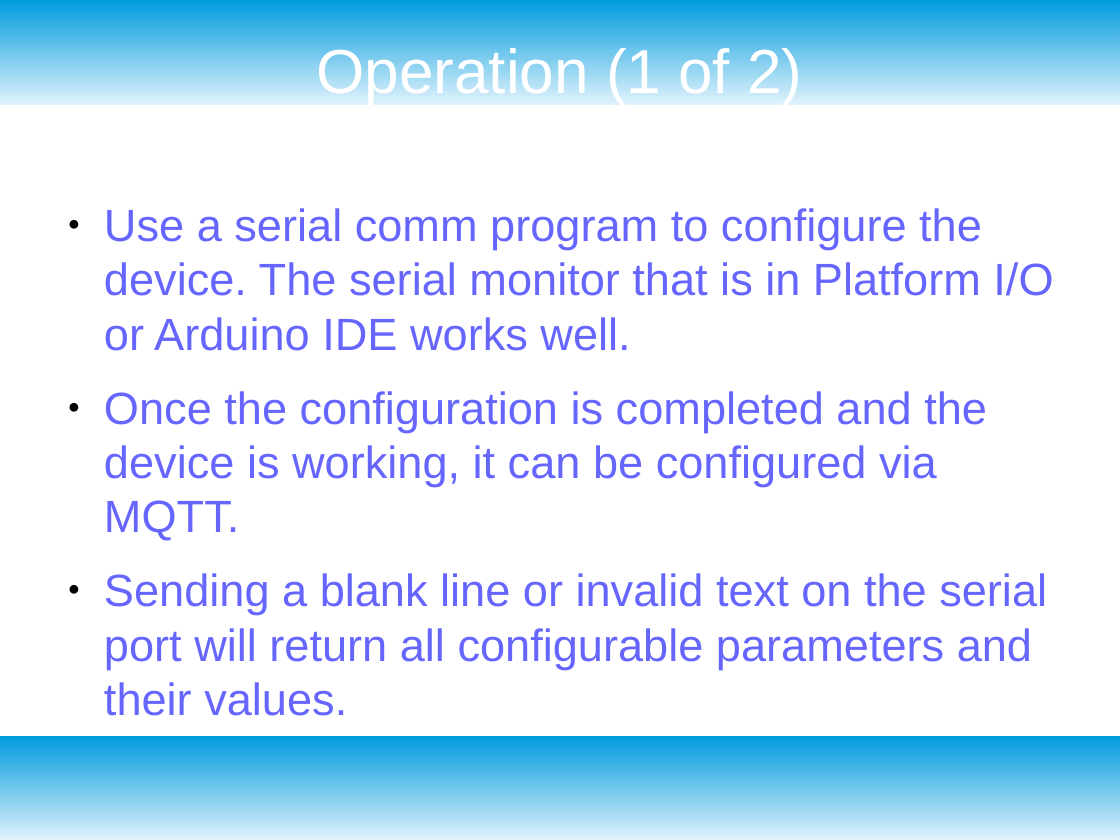
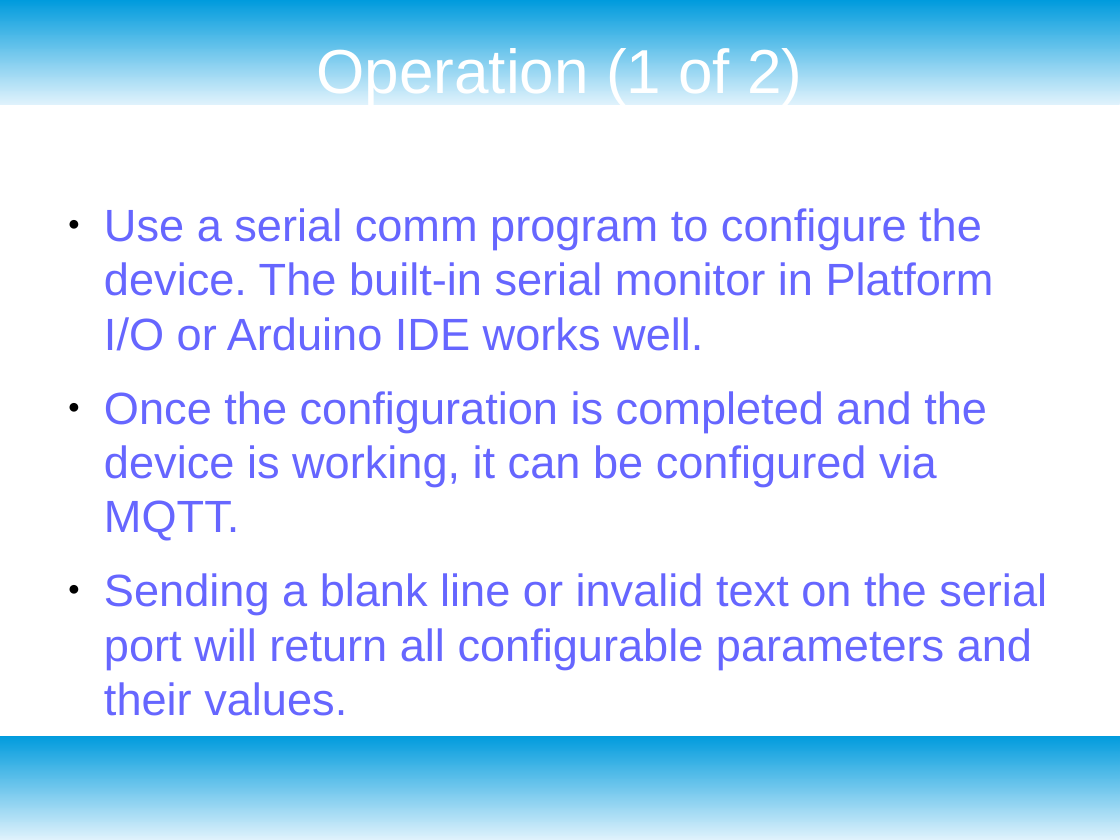
Before and after one commit to buteomont/mqttListener, a slide deck: slide 7 of presentation/HOT Club presentation.odp. Drawn at 1120x840 pixels with LibreOffice and Linux fonts; fonts in the diff are those of the drawing. Boxes give left, top, right and bottom in pixels: in the first picture for what was removed or moved away, otherwise in the second. Text is boxed around its words. In the diff, an @@ line names an element or a change of style, - is before the commit and + after.

```diff
--- a/presentation/HOT Club presentation.odp
+++ b/presentation/HOT Club presentation.odp
@@ text at [104,208,994,351]: text changed @@
-● Use a serial comm program to configure the device. The serial monitor that is in Platform I/O or Arduino IDE works well.
+● Use a serial comm program to configure the device. The built-in serial monitor in Platform I/O or Arduino IDE works well.
```
Also in this commit, not shown: 1 other slide changed, 3 other files.
